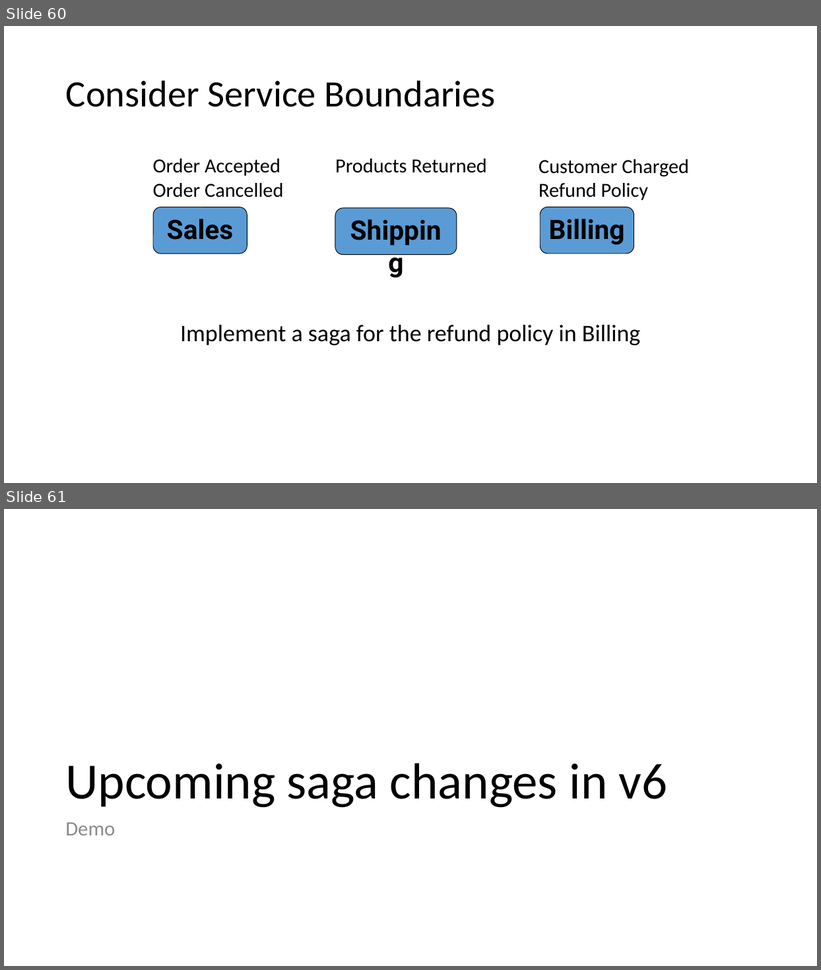
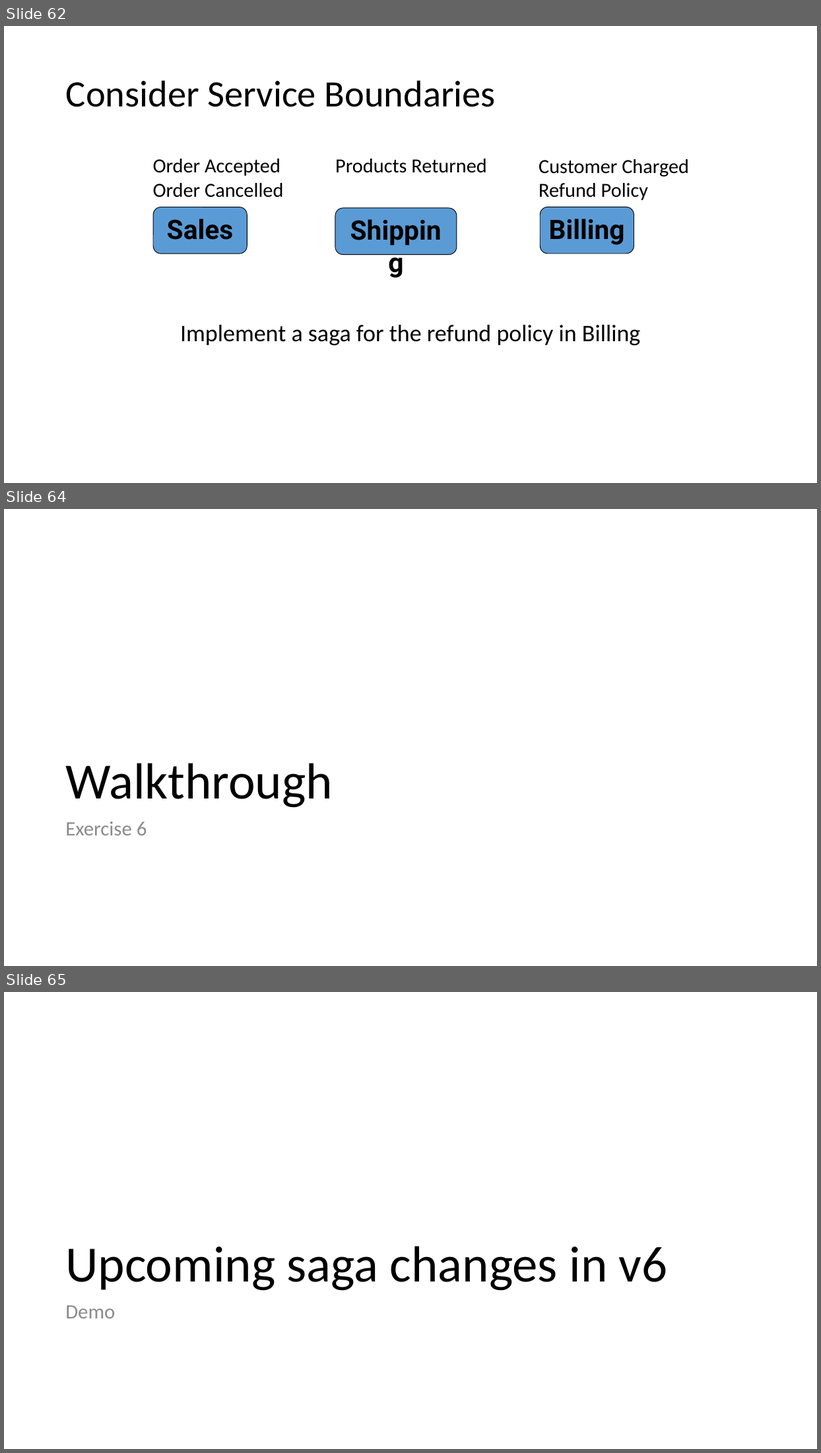
Before and after one commit to Particular/SagaMasterClass, a slide deck: SagaMasterClass.pptx. Shown one above the other, each under a label of ours: slides 60 and 61 before the commit, slides 62, 64 and 65 after it; the slides between them are not shown. The pictures are 821x970 and 821x1453 pixels, drawn with LibreOffice and Linux fonts; fonts in the diff are those of the drawing. Boxes give left, top, right and bottom in pixels: in the first picture for what was removed or moved away, otherwise in the second. Text is boxed around its words. In the diff, an @@ line names an element or a change of style, - is before the commit and + after.

```diff
--- a/SagaMasterClass.pptx
+++ b/SagaMasterClass.pptx
@@ slide 64 added at bbox=[4, 509, 817, 966], background #FFFFFF @@
@@ title added at bbox=[65, 763, 332, 808], 60 pt, text #000000 @@
+Walkthrough
@@ text added at bbox=[65, 822, 147, 836], 24 pt, text #8C8C8C @@
+Exercise 6
@@ what was slide 60 is now slide 62 @@
@@ what was slide 61 is now slide 65 @@
```
Also in this commit, not shown: 1 slide changed, 3 other slides added.
